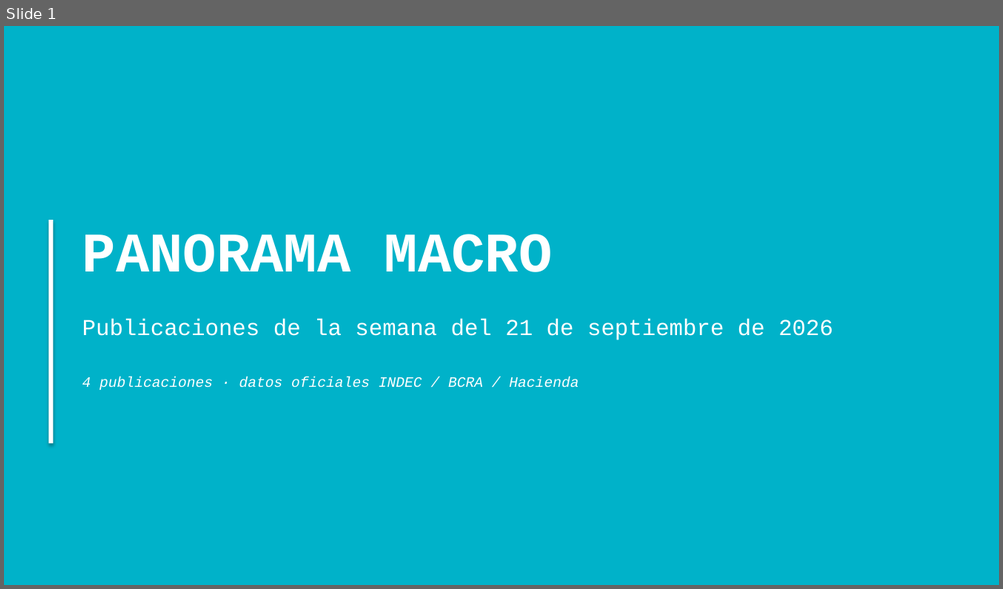
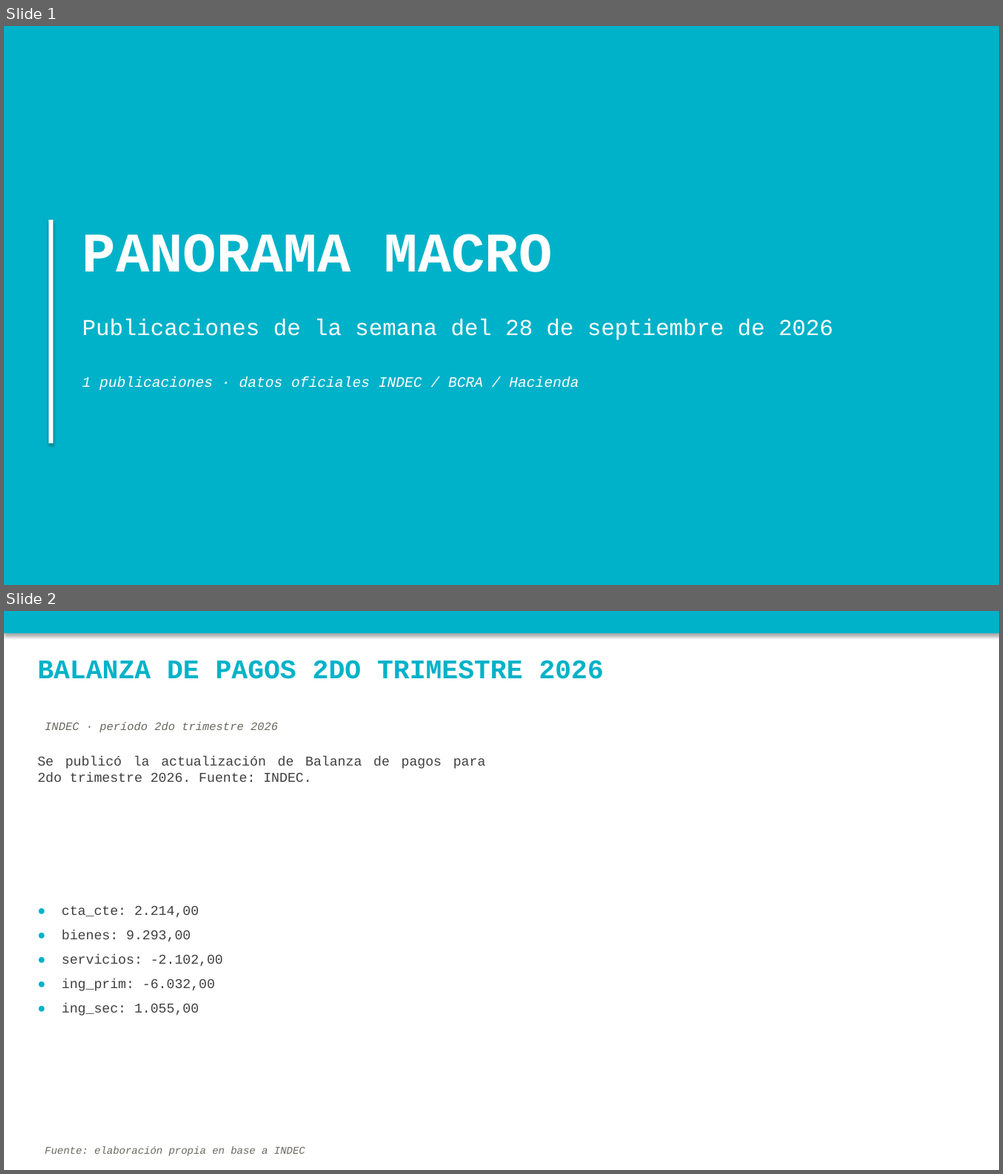
Before and after one commit to nwalovnik/boludos-ppt, a slide deck: publicaciones_semana.pptx. Shown one above the other, each under a label of ours: slide 1 before the commit, slides 1 and 2 after it. The pictures are 1003x589 and 1003x1174 pixels, drawn with LibreOffice and Linux fonts; fonts in the diff are those of the drawing. Boxes give left, top, right and bottom in pixels: in the first picture for what was removed or moved away, otherwise in the second. Text is boxed around its words. In the diff, an @@ line names an element or a change of style, - is before the commit and + after.

Commit message:
data: update 2026-10-01 ( data.json despidos.json scraper/historical_despidos.json scraper/calendar_oficial.json publicaciones_semana.pptx rrii_brutas.xlsx)

```diff
--- a/publicaciones_semana.pptx
+++ b/publicaciones_semana.pptx
@@ slide 2 added at box(4, 611, 999, 1170), background #FFFFFF @@
@@ rectangle added at box(4, 611, 999, 633), fill #00B2C9 @@
@@ text added at box(37, 660, 603, 679), 26 pt, text #00B2C9, bold @@
+BALANZA DE PAGOS 2DO TRIMESTRE 2026
@@ text added at box(45, 722, 278, 732), 11 pt, text #6A6760, italic @@
+INDEC · período 2do trimestre 2026
@@ text added at box(37, 756, 486, 782), 13 pt, text #3F3F3F @@
+Se publicó la actualización de Balanza de pagos para 2do trimestre 2026. Fuente: INDEC.
@@ text added at box(62, 906, 223, 1016), 13 pt, text #3F3F3F @@
+● cta_cte: 2.214,00
+● bienes: 9.293,00
+● servicios: -2.102,00
+● ing_prim: -6.032,00
+● ing_sec: 1.055,00
@@ text added at box(45, 1147, 305, 1156), 10 pt, text #6A6760, italic @@
+Fuente: elaboración propia en base a INDEC
@@ slide 1 changed as well @@
@@ text at box(82, 319, 833, 340): text changed @@
-Publicaciones de la semana del 21 de septiembre de 2026
+Publicaciones de la semana del 28 de septiembre de 2026
@@ text at box(82, 377, 578, 390): text changed @@
-4 publicaciones · datos oficiales INDEC / BCRA / Hacienda
+1 publicaciones · datos oficiales INDEC / BCRA / Hacienda
```
Also in this commit, not shown: 4 slides removed, 5 other files.
